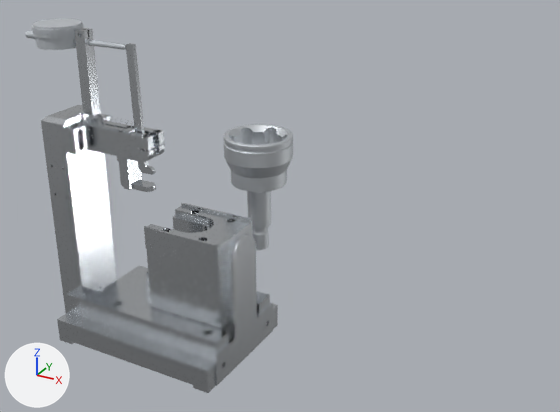
An edit to the glTF model BJ_OUTERRACE/Inner_Diameter/Inner_Diameter.glb, drawn before and after from the same camera.
One viewpoint serves both versions: a 50 mm lens placed at (0.518, -0.664, 0.539), pointed at (0.117, 0.064, 0.175). The axes (+X, +Y, +Z) are drawn at lower left. The lights are the same throughout. The first picture is the older version. Where no turn or scale is listed for an object, it has been applied to the vertices.

The first picture shows 'Action 1', 'Action 2', 'BJ 100C', 'Inner_Diameter.001', 'Inner_Diameter.004', 'Inner_Diameter.013', 'Inner_Diameter.023', 'Inner_Diameter.025', 'Inner_Diameter.027', 'Inner_Diameter.030', 'Inner_Diameter.031' and 7 more.
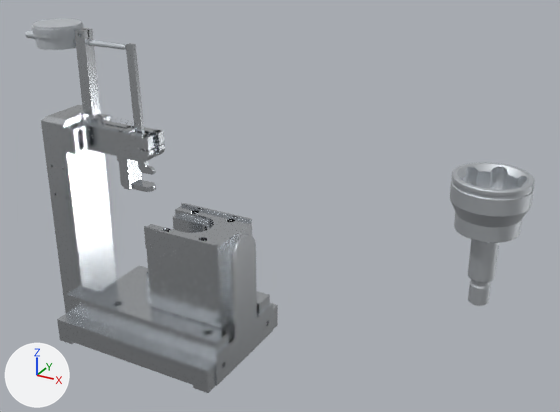
Where the change shows, as pixel boxes (x1, y1, x2, y2) in the pictures (560 x 412 px):
```json
{"object": "BJ 100C", "change": "moved", "before": [224, 124, 293, 250], "after": [450, 163, 535, 306]}
```

Scene script edits in JSON lines:
```json
{"op": "set", "path": "ob_bj_100c.location", "old": "(0.0, 0.15, 0.0)", "new": "(0.3, 0.15, 0.0)"}
```
